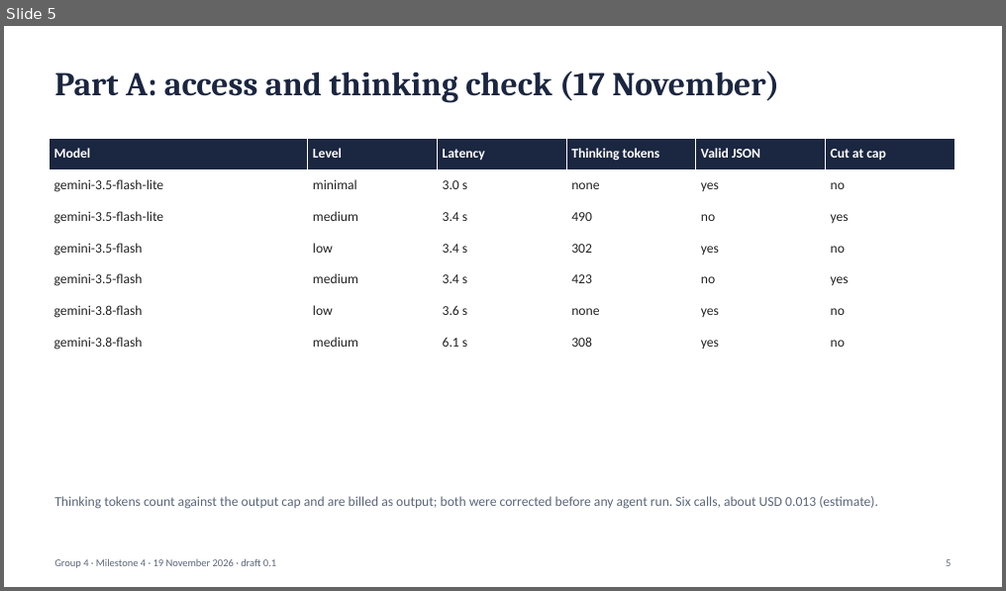
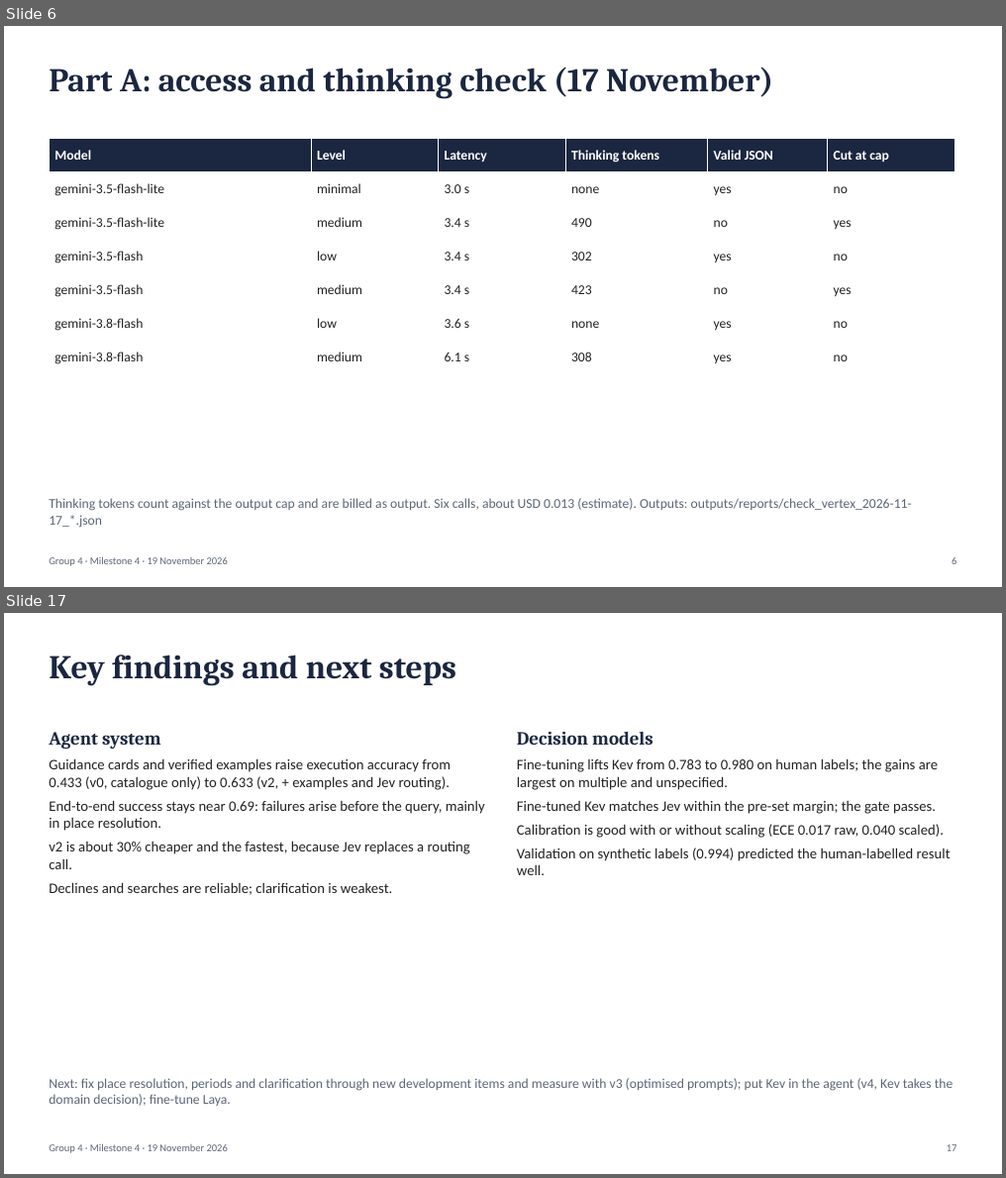
Before and after one commit to sathyaIITM/Group-4-DS-and-AI-Lab-Project, a slide deck: docs/milestones/Milestone4_TA_Presentation.pptx. Shown one above the other, each under a label of ours: slide 5 before the commit, slides 6 and 17 after it; the slides between them are not shown. The pictures are 1006x591 and 1006x1178 pixels, drawn with LibreOffice and Linux fonts; fonts in the diff are those of the drawing. Boxes give left, top, right and bottom in pixels: in the first picture for what was removed or moved away, otherwise in the second. Text is boxed around its words. In the diff, an @@ line names an element or a change of style, - is before the commit and + after.

Commit message:
DOC: Milestone 4 slides (18, both parts, version glosses); report: E2 closed, Laya plan, calibration wording corrected

```diff
--- a/docs/milestones/Milestone4_TA_Presentation.pptx
+++ b/docs/milestones/Milestone4_TA_Presentation.pptx
@@ slide 17 added at bbox=[4, 613, 1002, 1174], background #FFFFFF @@
@@ text added at bbox=[49, 655, 456, 686], 32 pt, text #1B2640, bold @@
+Key findings and next steps
@@ text added at bbox=[49, 732, 485, 895], 14 pt, text #222222 @@
+Agent system
+Guidance cards and verified examples raise execution accuracy from 0.433 (v0, catalogue only) to 0.633 (v2, + examples and Jev routing).
+End-to-end success stays near 0.69: failures arise before the query, mainly in place resolution.
+v2 is about 30% cheaper and the fastest, because Jev replaces a routing call.
+Declines and searches are reliable; clarification is weakest.
@@ text added at bbox=[517, 732, 944, 838], 14 pt, text #222222 @@
+Decision models
+Fine-tuning lifts Kev from 0.783 to 0.980 on human labels; the gains are largest on multiple and unspecified.
+Fine-tuned Kev matches Jev within the pre-set margin; the gate passes.
+Calibration is good with or without scaling (ECE 0.017 raw, 0.040 scaled).
+Validation on synthetic labels (0.994) predicted the human-labelled result well.
@@ text added at bbox=[49, 1078, 953, 1106], 13 pt, text #5B6678 @@
+Next: fix place resolution, periods and clarification through new development items and measure with v3 (optimised prompts); put Kev in the agent (v4, Kev takes the domain decision); fine-tune Laya.
@@ text added at bbox=[49, 1144, 228, 1154], 10 pt, text #5B6678 @@
+Group 4 · Milestone 4 · 19 November 2026
@@ text added at bbox=[946, 1145, 957, 1152], 10 pt, text #5B6678 @@
+17
@@ what was slide 5 is now slide 6 @@
@@ slide 6 changed as well @@
@@ text "Part A: access and thinking ..." at bbox=[49, 67, 773, 99]: more space between paragraphs @@
@@ table: place and size @@
-table at bbox=[49, 138, 955, 359]
+table at bbox=[49, 138, 954, 374]
@@ text at bbox=[49, 498, 912, 528]: text changed @@
-Thinking tokens count against the output cap and are billed as output; both were corrected before any agent run. Six calls, about USD 0.013 (estimate).
+Thinking tokens count against the output cap and are billed as output. Six calls, about USD 0.013 (estimate). Outputs: outputs/reports/check_vertex_2026-11-17_*.json
@@ text at bbox=[49, 557, 228, 567]: text changed @@
-Group 4 · Milestone 4 · 19 November 2026 · draft 0.1
+Group 4 · Milestone 4 · 19 November 2026
@@ text at bbox=[951, 558, 956, 565]: text changed @@
-5
+6
```
Also in this commit, not shown: 4 other slides changed, 12 other slides added, 8 slides removed, 1 other file.
